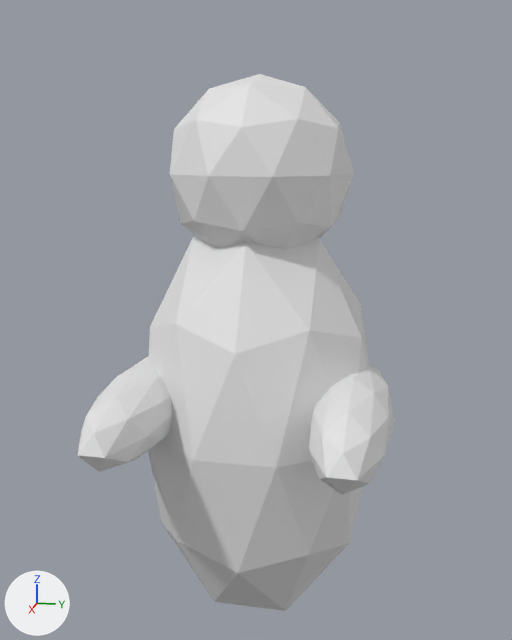
Two versions of the Blender file Assets/Resources/Models/Characters/Scout.blend, one commit apart.
Both versions are drawn from a camera (50 mm lens) standing at (0.569, 0.111, 0.412) and looking at (0.025, 0.002, 0.276). Arrows for +X, +Y and +Z are at lower left; the lights stay in place. The older version comes first.
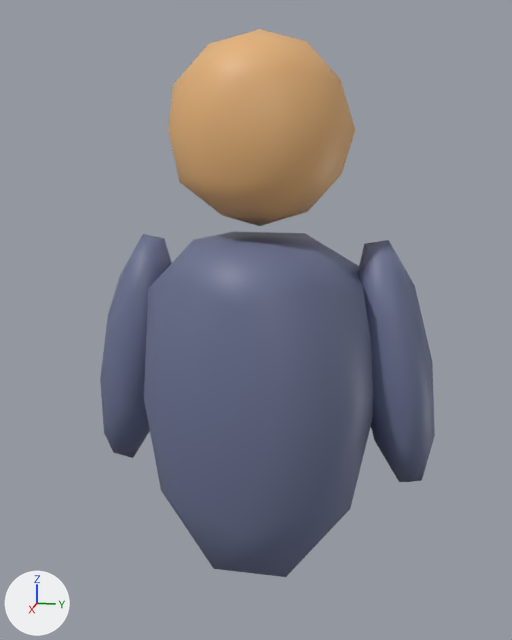
Where the change shows, as pixel boxes [x1, y1, x2, y2] in the pictures (512 x 640 px):
'Cube.001', reshaped, moved (41% narrower, 63% shorter): before [77, 74, 395, 611]; after [168, 29, 355, 226]
'Cube.004', added (blue): after [144, 232, 374, 577]
'Cube.003', added (blue): after [358, 240, 435, 482]
'Cube.002', added (blue): after [100, 234, 172, 458]
part 1 of me_cube_002, deleted: before [148, 235, 370, 611]
part 2 of me_cube_002, deleted: before [77, 356, 172, 472]
part 3 of me_cube_002, deleted: before [309, 366, 395, 495]
part 4 of me_cube_002, recoloured (white to beige): before [170, 74, 353, 249]; after [168, 29, 355, 226]

The change, as a list of edits to the scene's bpy script:
```text
Add mat_material:
    mat_material = principled_material('Material')
    mat_material.base_color = (0.8, 0.454, 0.19)  # beige #e7b479
Add mat_material_001:
    mat_material_001 = principled_material('Material.001')
    mat_material_001.base_color = (0.148, 0.171, 0.291)  # blue #6b7393
Change me_cube_002:
    used by ob_cube_001; location = (0.0, 0.0, 0.0); scale = (0.0105, 0.0283, 0.102)
    remove me_cube_002.from_pydata(...)  # 168 vertices, 320 faces; spans x -9.2..15.4, y -4.0..4.1, z 0.0..4.6
    add me_cube_002.from_pydata(...)  # 42 vertices, 80 faces; spans x -6.8..6.8, y -2.7..2.7, z 3.1..4.6
    me_cube_002 part 1: the loose piece of 42 vertices spanning x -9.2..9.2, y -3.6..3.6, z 0.0..3.6 is deleted
    me_cube_002 part 2: the loose piece of 42 vertices spanning x -4.5..15.4, y -4.0..-1.8, z 1.8..2.4 is deleted
    me_cube_002 part 3: the loose piece of 42 vertices spanning x -4.5..15.4, y 1.8..4.1, z 1.8..2.4 is deleted
    me_cube_002 part 4: 80 faces spanning x -6.8..6.8, y -2.7..2.7, z 3.1..4.6 switch from no material to mat_material (beige #e7b479)
Add me_cube_005:
    me_cube_005.from_pydata(...)  # 42 vertices, 80 faces; spans x -9.2..9.2, y -3.6..3.6, z 0.0..3.0
    me_cube_005.polygons.foreach_set('use_smooth', [True] * 80)
    me_cube_005.materials.append(mat_material_001)  # blue #6b7393
Add me_cube_004:
    me_cube_004.from_pydata(...)  # 42 vertices, 80 faces; spans x -2.3..17.5, y -1.1..1.1, z -0.3..0.3
    me_cube_004.polygons.foreach_set('use_smooth', [True] * 80)
    me_cube_004.materials.append(mat_material_001)  # blue #6b7393
Change ob_cube_001:
    ob_cube_001.location: (0.0, 0.0, 0.0) -> (0.0, 0.0, 0.0324)
Add ob_cube_004:
    ob_cube_004 = bpy.data.objects.new('Cube.004', me_cube_005)
    ob_cube_004.location = (0.0, 0.0, 0.0324)
    ob_cube_004.scale = (0.0105, 0.0283, 0.102)
Add ob_cube_002:
    ob_cube_002 = bpy.data.objects.new('Cube.002', me_cube_004)
    ob_cube_002.location = (-0.01, -0.0986, 0.3122)
    ob_cube_002.rotation_euler = (1.551, 1.392, 4.692)  # degrees (89, 80, 269)
    ob_cube_002.scale = (0.0105, 0.0283, 0.102)
Add ob_cube_003:
    ob_cube_003 = bpy.data.objects.new('Cube.003', me_cube_004.copy())
    ob_cube_003.location = (-0.01, 0.0982, 0.3122)
    ob_cube_003.rotation_euler = (1.551, 1.392, 1.551)  # degrees (89, 80, 89)
    ob_cube_003.scale = (0.0105, 0.0283, 0.102)
```
